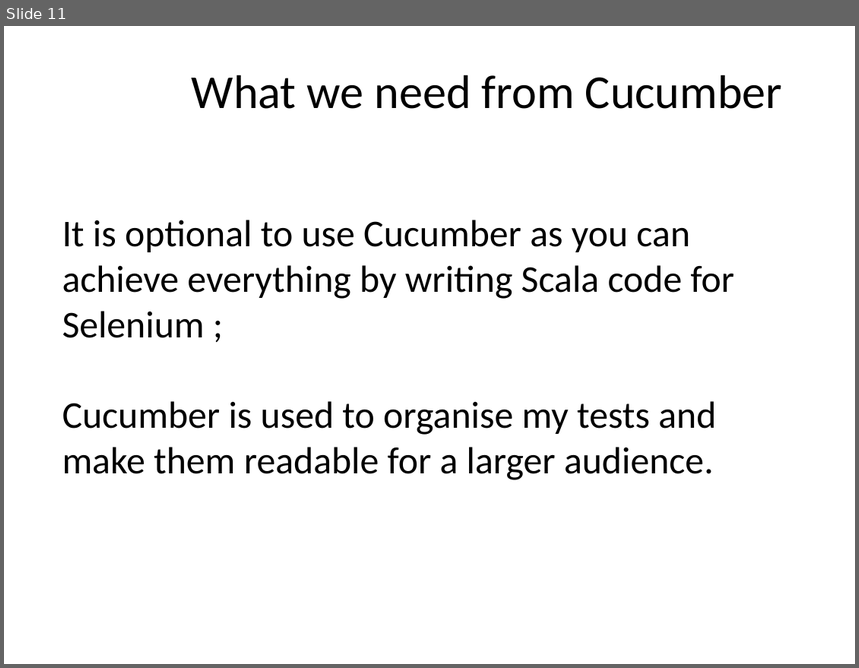
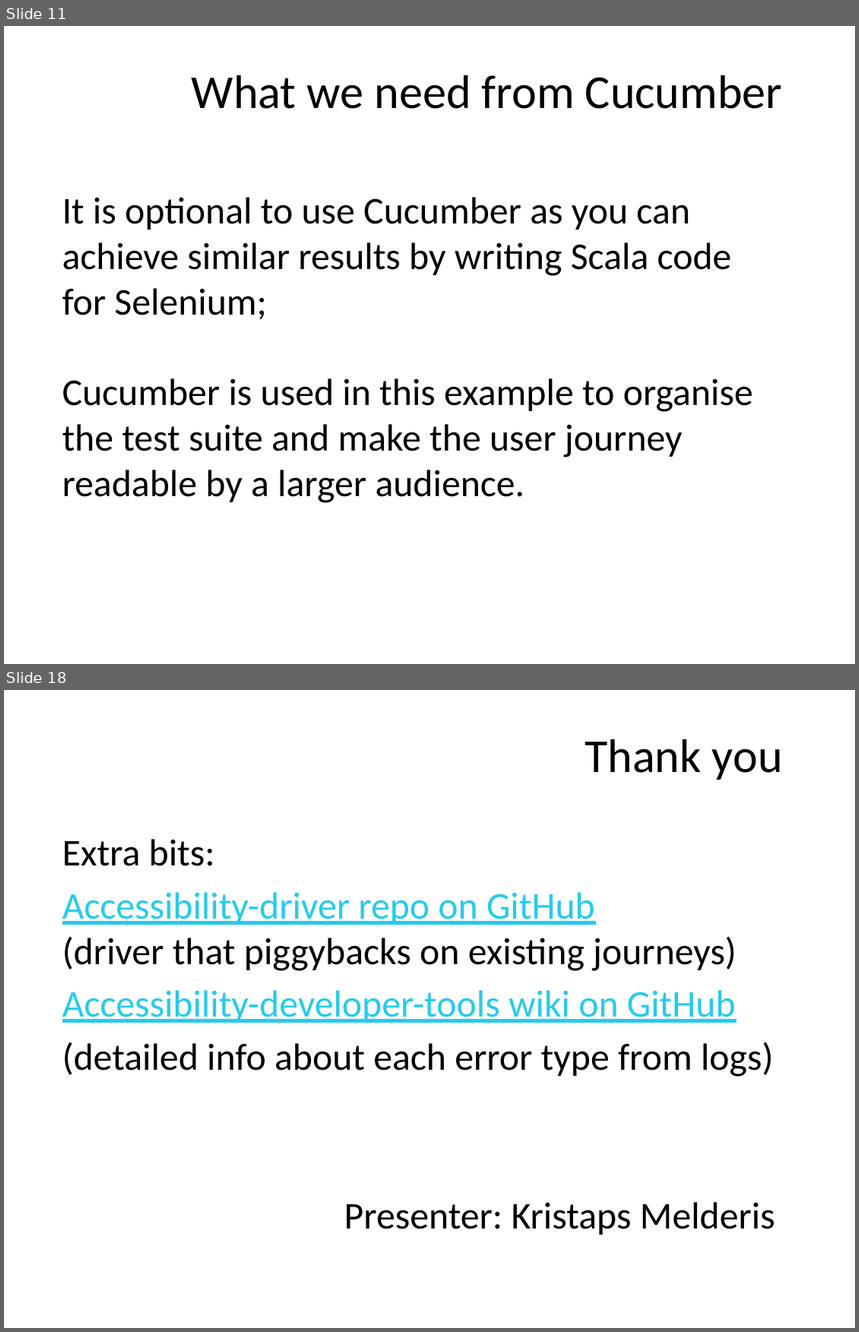
Before and after one commit to kristapsmelderis/tapost-2015-accessibility, a slide deck: tapost-2015-accessibility.pptx. Shown one above the other, each under a label of ours: slide 11 before the commit, slides 11 and 18 after it; the slides between them are not shown. The pictures are 859x668 and 859x1332 pixels, drawn with LibreOffice and Linux fonts; fonts in the diff are those of the drawing; background and template pictures are left out. Boxes give left, top, right and bottom in pixels: in the first picture for what was removed or moved away, otherwise in the second. Text is boxed around its words. In the diff, an @@ line names an element or a change of style, - is before the commit and + after.

Commit message:
finalise example test project, finalise presentation

```diff
--- a/tapost-2015-accessibility.pptx
+++ b/tapost-2015-accessibility.pptx
@@ slide 18 added at (4, 690, 855, 1328), background #FFFFFF @@
@@ title added at (585, 739, 783, 780), 40 pt, text #000000 @@
+Thank you
@@ text added at (63, 839, 775, 1235), 32 pt, text #000000 @@
+Extra bits:
+Accessibility-driver repo on GitHub
+(driver that piggybacks on existing journeys)
+Accessibility-developer-tools wiki on GitHub
+(detailed info about each error type from logs)
+Presenter: Kristaps Melderis
@@ slide 11 changed as well @@
@@ text at (63, 197, 753, 503): text changed @@
-It is optional to use Cucumber as you can achieve everything by writing Scala code for Selenium ;
-Cucumber is used to organise my tests and make them readable for a larger audience.
+It is optional to use Cucumber as you can achieve similar results by writing Scala code for Selenium;
+Cucumber is used in this example to organise the test suite and make the user journey readable by a larger audience.
```
Also in this commit, not shown: 7 other slides changed, 6 other slides added, 11 other files.
